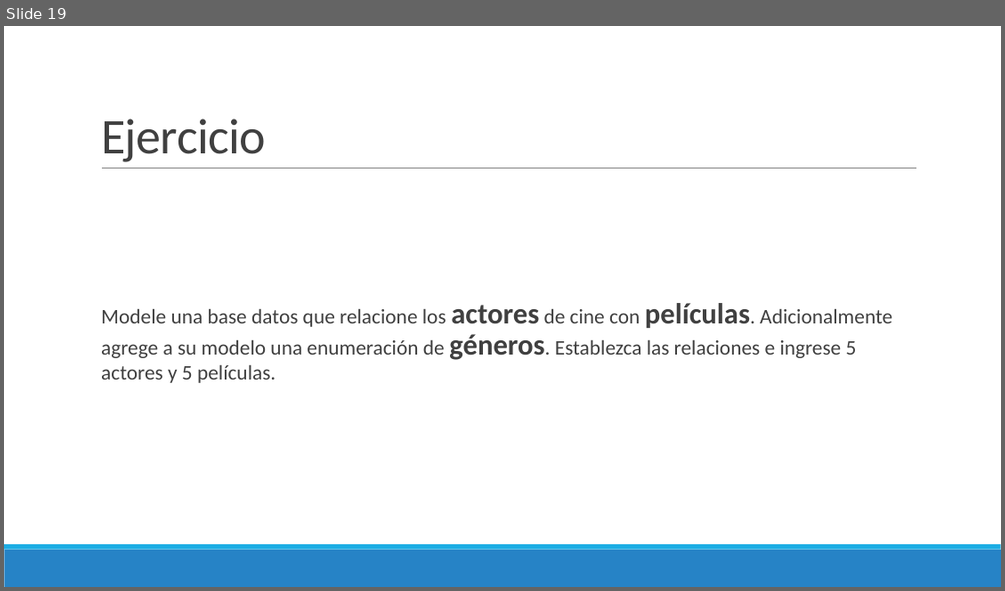
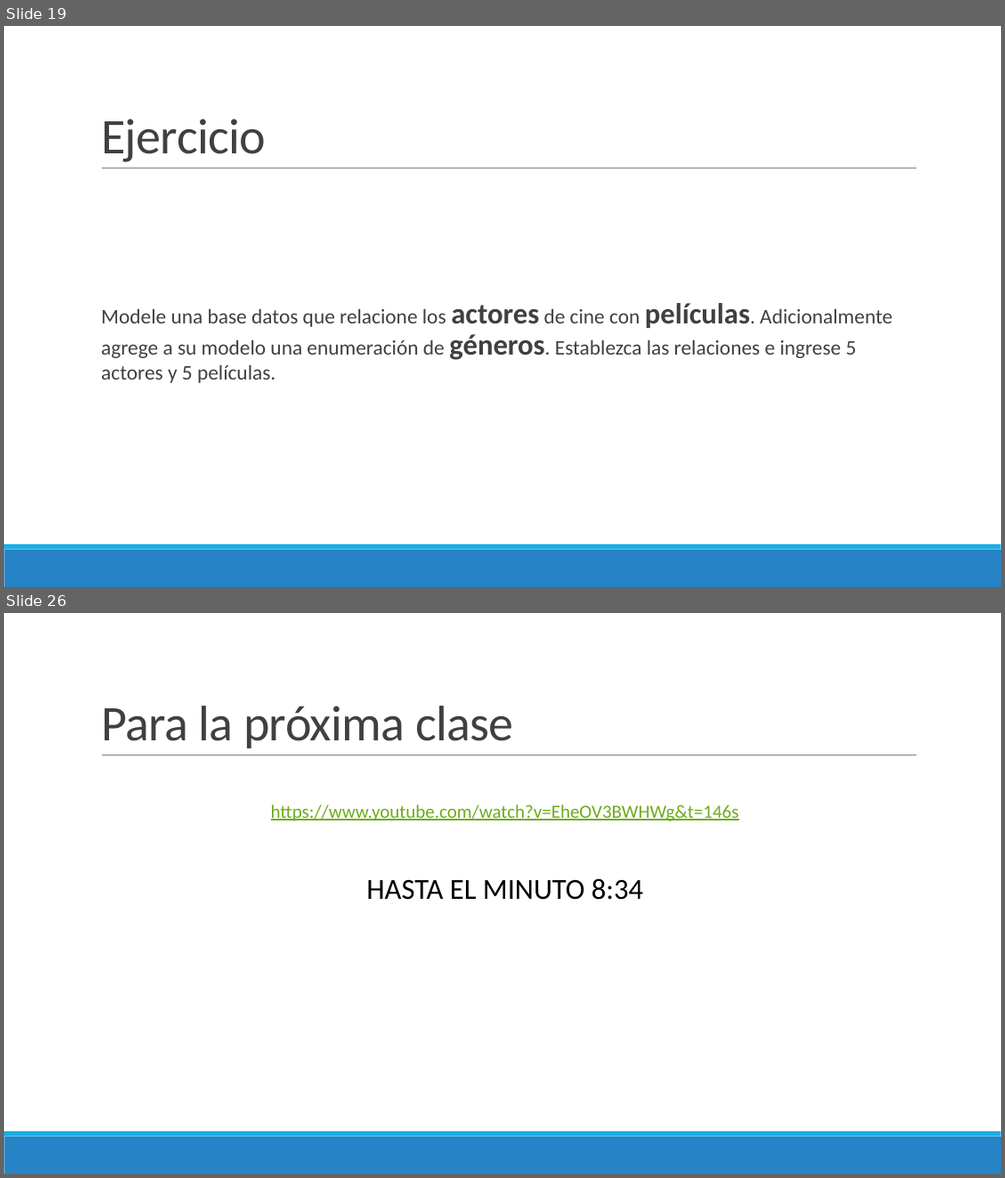
Before and after one commit to Domiciano/ProgramRed192, a slide deck: Clase10/Presentación.pptx. Shown one above the other, each under a label of ours: slide 19 before the commit, slides 19 and 26 after it; the slides between them are not shown. The pictures are 1005x591 and 1005x1178 pixels, drawn with LibreOffice and Linux fonts; fonts in the diff are those of the drawing. Boxes give left, top, right and bottom in pixels: in the first picture for what was removed or moved away, otherwise in the second. Text is boxed around its words. In the diff, an @@ line names an element or a change of style, - is before the commit and + after.

```diff
--- a/Clase10/Presentación.pptx
+++ b/Clase10/Presentación.pptx
@@ slide 26 added at (x1=4, y1=613, x2=1001, y2=1174), background #FFFFFF; not listed: 3 template elements that a slide beside it also shows @@
@@ title added at (x1=101, y1=706, x2=514, y2=748), 48 pt, text #404040 @@
+Para la próxima clase
@@ text added at (x1=271, y1=804, x2=739, y2=821), 18 pt, text #6EAC1C, underline @@
+https://www.youtube.com/watch?v=EheOV3BWHWg&t=146s
@@ text added at (x1=366, y1=878, x2=643, y2=900), 28 pt, text #000000 @@
+HASTA EL MINUTO 8:34
```
Also in this commit, not shown: 4 slides changed, 6 other slides added.
